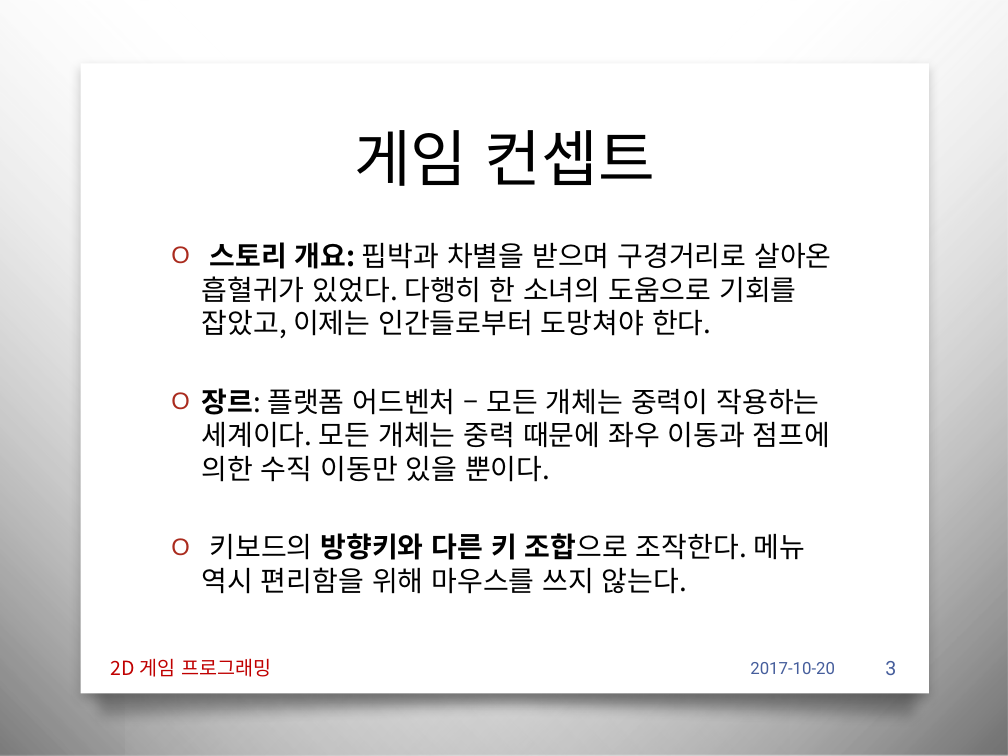
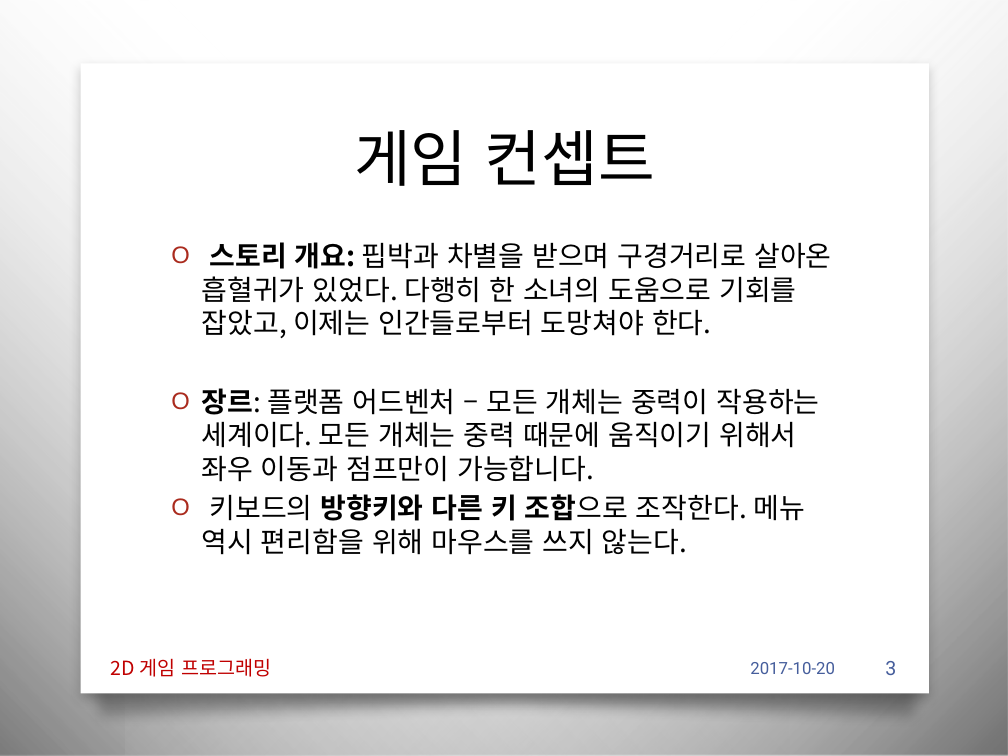
Before and after one commit to iconstudio/2017-Platformer, a slide deck: slide 3 of slides/2016180042_진윤성_2DGP_1차발표.pptx. Drawn at 1008x756 pixels with LibreOffice and Linux fonts; fonts in the diff are those of the drawing; background and template pictures are left out. Boxes give left, top, right and bottom in pixels: in the first picture for what was removed or moved away, otherwise in the second. Text is boxed around its words. In the diff, an @@ line names an element or a change of style, - is before the commit and + after.

```diff
--- a/slides/2016180042_진윤성_2DGP_1차발표.pptx
+++ b/slides/2016180042_진윤성_2DGP_1차발표.pptx
@@ text at <box>202,388,819,482</box>: text changed @@
-O 장르: 플랫폼 어드벤처 – 모든 개체는 중력이 작용하는 세계이다. 모든 개체는 중력 때문에 좌우 이동과 점프에 의한 수직 이동만 있을 뿐이다.
+O 장르: 플랫폼 어드벤처 – 모든 개체는 중력이 작용하는 세계이다. 모든 개체는 중력 때문에 움직이기 위해서 좌우 이동과 점프만이 가능합니다.
```
Also in this commit, not shown: 4 other slides changed.
